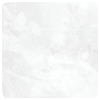
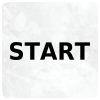
Two versions of the same layered image (100×100). Layer-by-layer changes:
pixels changed over [10, 42, 90, 61] (layer not identified)
